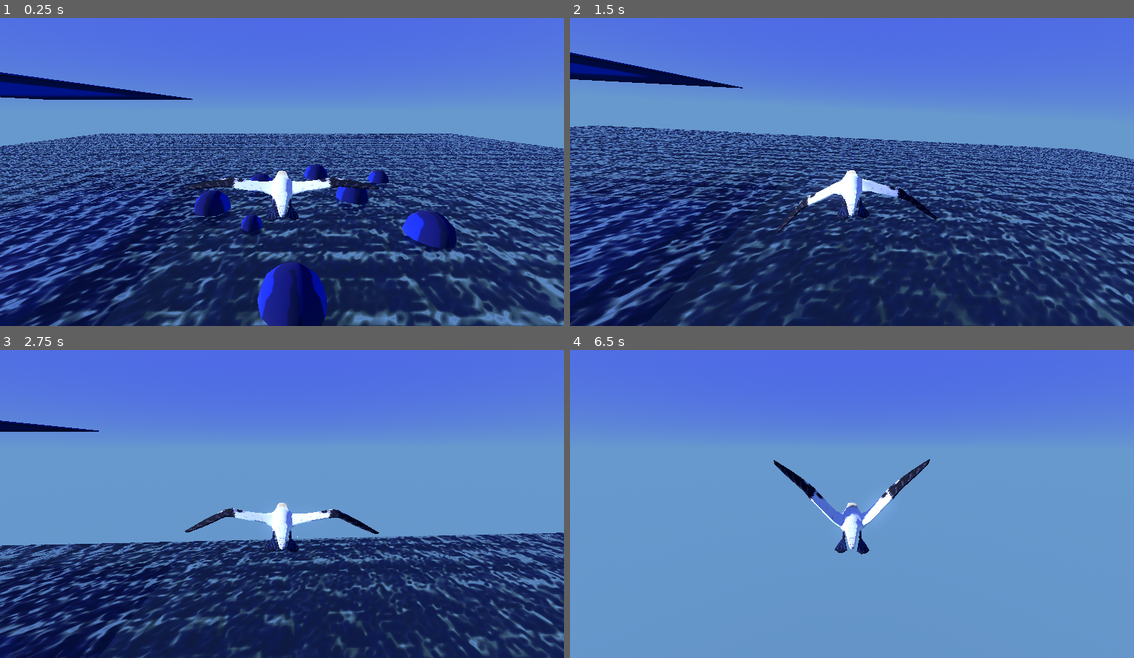
Above: before the commit, frames 1-4 (two rows, left to right).
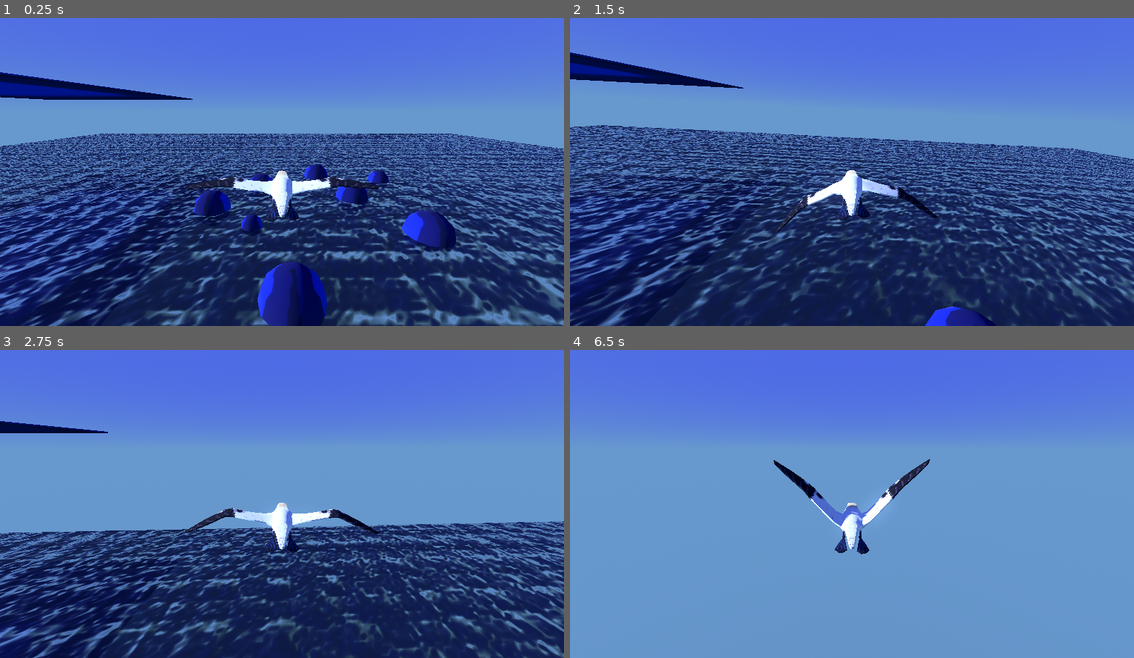
Above: after the commit, the same moments.

Repository: dreamfunicular/trianglegamejam26
Game: Godot game, scene res://BirdTestEnv.tscn
Two runs of this game, one before a commit and one after it. Both use one fixed random seed, a clock stepped at 60 frames per second and the inputs below. The project has no main scene, so this scene is started directly. The engine's default icon, where the game draws it, is replaced by a stand-in: a white triangle on a blue panel in a dark square.
Inputs (mouse positions are in pixels of both pictures, inside the frame that each line leads up to):
- Up to frame 1 (0.25 s): no input
- Up to frame 2 (1.5 s): move the mouse to (880, 165) at 0.52 s; tap Space (Flap) at 0.77, 1.07 s; move the mouse to (823, 168) at 1.27 s
- Up to frame 3 (2.75 s): tap Space (Flap) at 1.52, 1.82 s; move the mouse to (293, 494) at 2.02 s
- Up to frame 4 (6.5 s): move the mouse to (846, 504) at 2.77 s; tap Space (Flap) at 3.02, 3.32, 3.77, 4.07, 4.52, 4.82, 6.02, 6.32 s; move the mouse to (891, 504) at 3.52 s; move the mouse to (806, 494) at 4.27 s; move the mouse to (857, 500) at 5.02 s; move the mouse to (829, 494) at 5.77 s

The runs differ from the first frame. In frame 1, 2.5% of the frame differs, in the area x 0-100%, y 21-100%; in frame 2, 29%, in the area x 0-100%, y 11-100%; in frame 3, 18%; in frame 4, less than 0.1%.

Commit message:
Player turning/friction standardized

Diff:
--- a/Objects/Player/player.gd
+++ b/Objects/Player/player.gd
@@ -124,11 +124,15 @@
 			#var speed_weight = clamp(20.0 / max(velocity.length(), 1.0), 0.05, 1.0) * 0.9
 			var speed_weight = ease(get_speed_lerp(), 0.3)
 
-			var divespeed_coefficient = 1
-			if (desired_dir.normalized().y > 0):
-				divespeed_coefficient = 1 + desired_dir.normalized().y * 10
+			#var divespeed_coefficient = 1
+			#if (desired_dir.normalized().y > 0):
+				#divespeed_coefficient = 1 + desired_dir.normalized().y * 10
 
-			velocity = velocity.lerp(desired_dir * velocity.length(), divespeed_coefficient * speed_weight * 0.05 * 60 * delta)
+			#velocity = velocity.lerp(desired_dir * velocity.length(), divespeed_coefficient * speed_weight * 0.05 * 60 * delta)
+			#velocity = velocity.slerp(desired_dir * velocity.length(), divespeed_coefficient * speed_weight * 0.05 * 60 * delta)
+
+			velocity = velocity.lerp(Vector3.ZERO, speed_weight * 0.001 * 60 * delta)
+			velocity = velocity.slerp(desired_dir * velocity.length(), 1.0 * 0.05 * 60 * delta)
 
 			#var dot_weight = velocity.normalized().dot(desired_dir.normalized())
 			check_flap()
